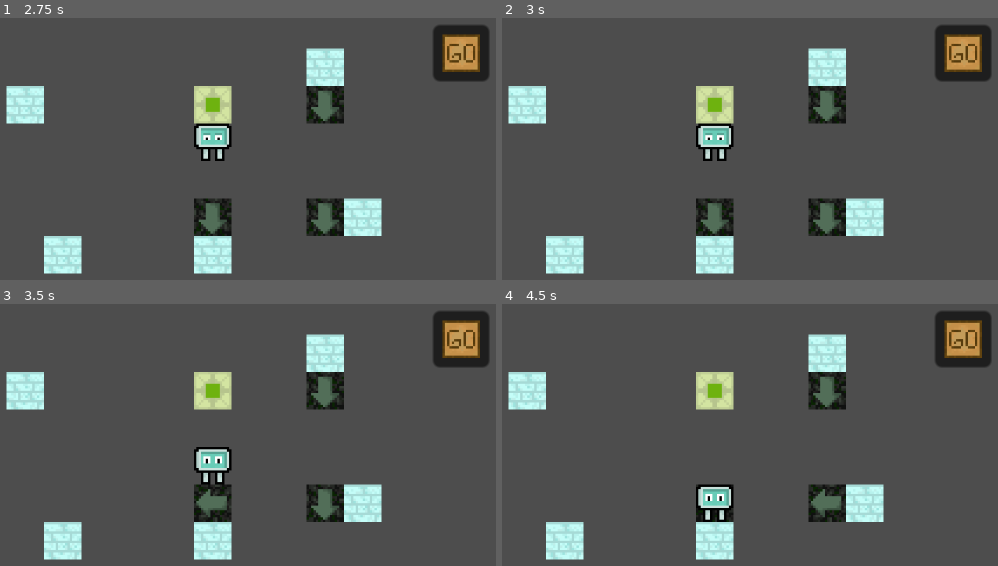
Above: before the commit, frames 1-4 (two rows, left to right).
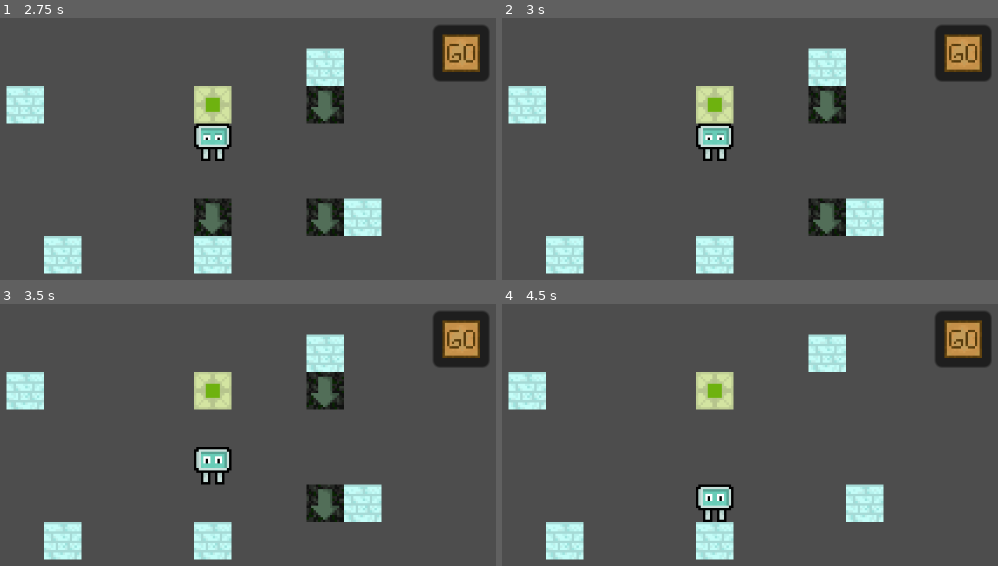
Above: after the commit, the same moments.

Repository: ZaRdEr15/taltech-gamecamp2024-jam-makers
Game: Godot game, scene res://test.tscn
The game is run twice, just before and just after one commit, with the same random seed, the same clock (stepped at 60 frames per second) and the same inputs. This scene is started directly instead of the project's main scene.
Inputs (mouse positions are in pixels of both pictures, inside the frame that each line leads up to):
- Up to frame 1 (2.75 s): click (461, 52) at 0.5 s; click (461, 52) at 1.25 s; click (461, 52) at 2 s
- Up to frame 2 (3 s): tap Enter at 2.75 s; move the mouse to (715, 217) at 2.77 s; press the mouse at (715, 217) at 2.78 s
- Up to frame 3 (3.5 s): right-click (213, 503) at 3.05 s
- Up to frame 4 (4.5 s): move the mouse to (829, 503) at 3.52 s; release the mouse at (829, 503) at 3.53 s; right-click (829, 503) at 3.6 s; click (829, 503) at 3.8 s; tap Space (run) at 4.25 s; move the mouse to (829, 390) at 4.27 s; press the mouse at (829, 390) at 4.28 s

Frame 1 is identical in both runs. In frame 2, 0.9% of the frame differs, in the area x 39-47%, y 68-84%; in frame 3, 0.9%; in frame 4, 2.1%, in the area x 39-70%, y 25-84%.

Commit message:
Arrow plate deleting functionality

Diff:
--- a/plate/arrow_plate.gd
+++ b/plate/arrow_plate.gd
@@ -19,12 +19,13 @@
 func _input(event: InputEvent) -> void:
 	if event is InputEventMouseButton:
 		if Input.is_action_just_pressed("right_click"):
-			print("Got some input: ", event)
 			if can_rotate:
 				$RotateOrSelect.play()
 				rotation_degrees += 90
 				next_direction = (raycast.to_global(raycast.target_position) - raycast.to_global(Vector2.ZERO)).normalized()
-
+		elif Input.is_action_just_pressed("click"):
+			if can_rotate:
+				self.queue_free()
 
 func _on_area_entered(area: Area2D) -> void:
 	if area.name == "Robot":
Not shown, changed: assets/lalava.png.import
Not shown, changed: assets/lalavava.png.import
